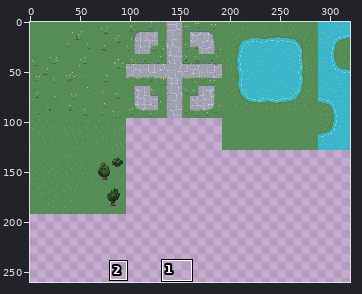
Sprite sheet -- assets/textures/bg tiles/Background Tilemap.png. The first picture is a wide view before the edit; the outline marks the close-up.
Close-up. As it was:
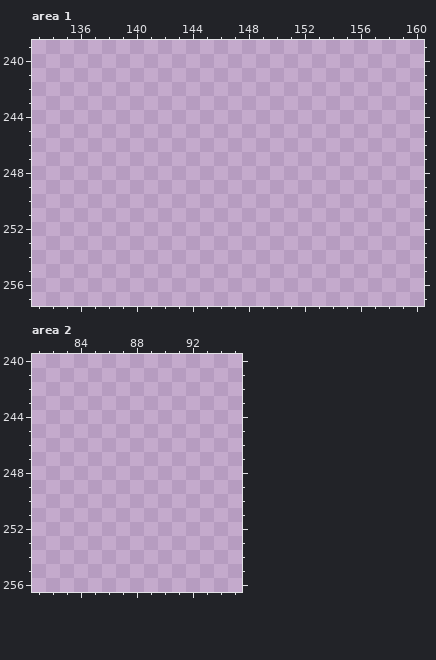
The file is 320x320 pixels. Colours within 5 levels of each other are drawn and written as one. Shown: area 1: x 133..160, y 239..257; area 2: x 81..95, y 240..256. The wide view leaves out empty margins. The commit also changed other parts of the picture, which this record leaves out.
And afterwards:
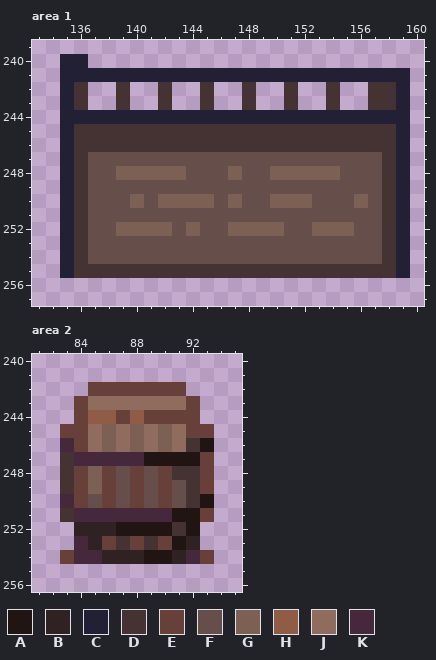
Palette (. is transparent): A #211513  B #302222  C #222034  D #453232  E #664039  F #664f4b  G #7d6054  H #8f5d46  J #8f6c5d  K #45283c
The exact change:
Area 1:
y 240: x 135..136 .. -> CC
y 241: x 135..159 ......................... -> CCCCCCCCCCCCCCCCCCCCCCCCC
y 242..243: x 135..136 .. -> CD; x 139 . -> D; x 142 . -> D; x 145 . -> D; x 148 . -> D; x 151 . -> D; x 154 . -> D; x 157..159 ... -> DDC
y 244: x 135..159 ......................... -> CCCCCCCCCCCCCCCCCCCCCCCCC
y 245..246: x 135..159 ......................... -> CDDDDDDDDDDDDDDDDDDDDDDDC
y 247: x 135..159 ......................... -> CDFFFFFFFFFFFFFFFFFFFFFDC
y 248: x 135..159 ......................... -> CDFFGGGGGFFFGFFGGGGGFFFDC
y 249: x 135..159 ......................... -> CDFFFFFFFFFFFFFFFFFFFFFDC
y 250: x 135..159 ......................... -> CDFFFGFGGGGFGFFGGGFFFGFDC
y 251: x 135..159 ......................... -> CDFFFFFFFFFFFFFFFFFFFFFDC
y 252: x 135..159 ......................... -> CDFFGGGGFGFFGGGGFFGGGFFDC
y 253..254: x 135..159 ......................... -> CDFFFFFFFFFFFFFFFFFFFFFDC
y 255: x 135..159 ......................... -> CDDDDDDDDDDDDDDDDDDDDDDDC
Area 2:
y 242: x 85..91 ....... -> EEEEEEE
y 243: x 84..92 ......... -> EJJJJJJJE
y 244: x 84..92 ......... -> EHHEHEEEE
y 245: x 83..93 ........... -> EEJGJGJGJEE
y 246: x 83..93 ........... -> KEJGJGJGJDA
y 247: x 83..93 ........... -> DKKKKKAAAAE
y 248: x 83..93 ........... -> DEGEFEFEDDE
y 249: x 83..93 ........... -> DEGEFEFEFDE
y 250: x 83..93 ........... -> KEFEFEFEFDA
y 251: x 83..93 ........... -> DKKKKKKKAAE
y 252: x 84..92 ......... -> BBBAAAADA
y 253: x 84..92 ......... -> KBEDEDEAB
y 254: x 83..93 ........... -> EKKBBBAABKE
Pixel boxes of the changes (left, top, right, bottom) in both close-ups:
added: (60, 54, 410, 278)
added: (60, 382, 214, 564)
